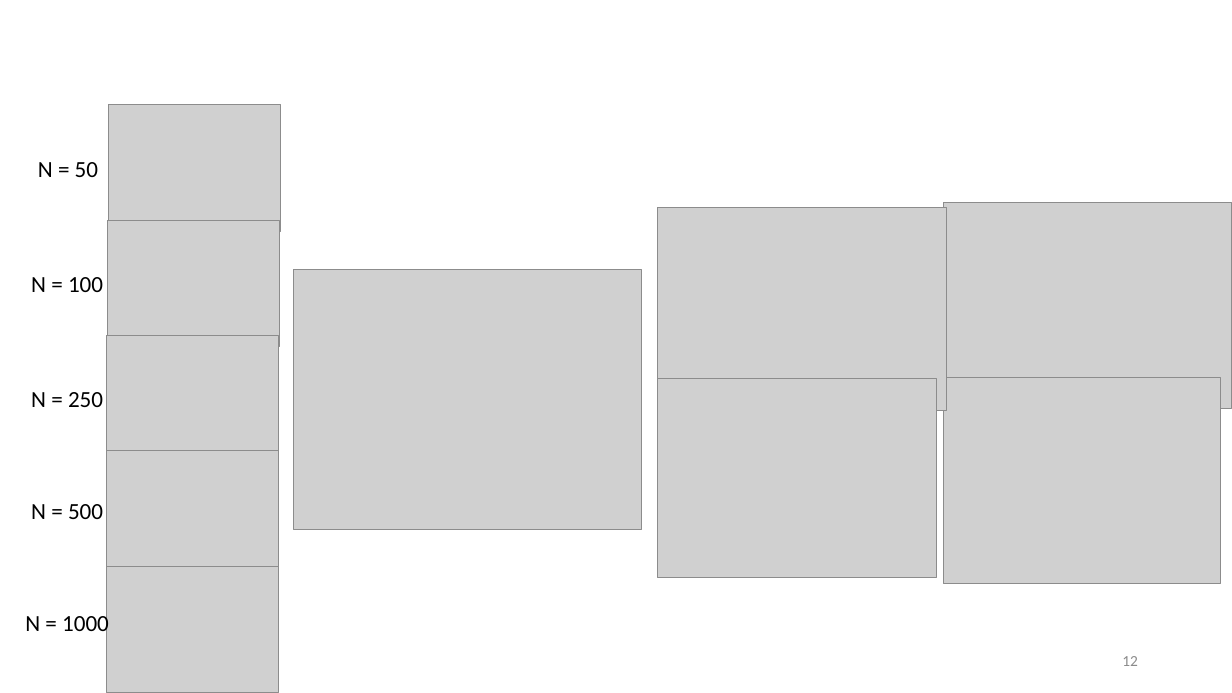
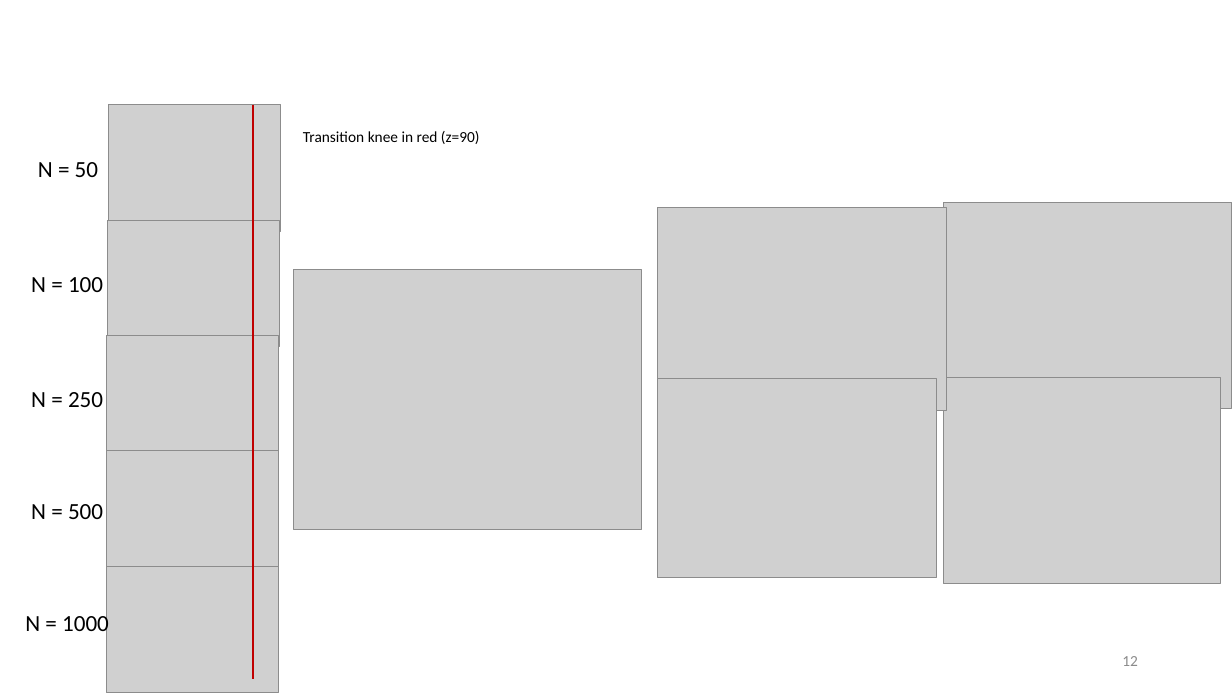
Before and after one commit to tyokokur/presentations, a slide deck: slide 12 of NAF.pptx. Drawn at 1232x693 pixels with LibreOffice and Linux fonts; fonts in the diff are those of the drawing; grey boxes stand for pictures; background and template pictures are left out. Boxes give left, top, right and bottom in pixels: in the first picture for what was removed or moved away, otherwise in the second. Text is boxed around its words. In the diff, an @@ line names an element or a change of style, - is before the commit and + after.

Commit message:
autocommit

```diff
--- a/NAF.pptx
+++ b/NAF.pptx
@@ line added from (253, 104) to (253, 679), #C00000 1.5 pt @@
@@ text added at [303,131,480,144], 12 pt, text #000000 @@
+Transition knee in red (z=90)
```
